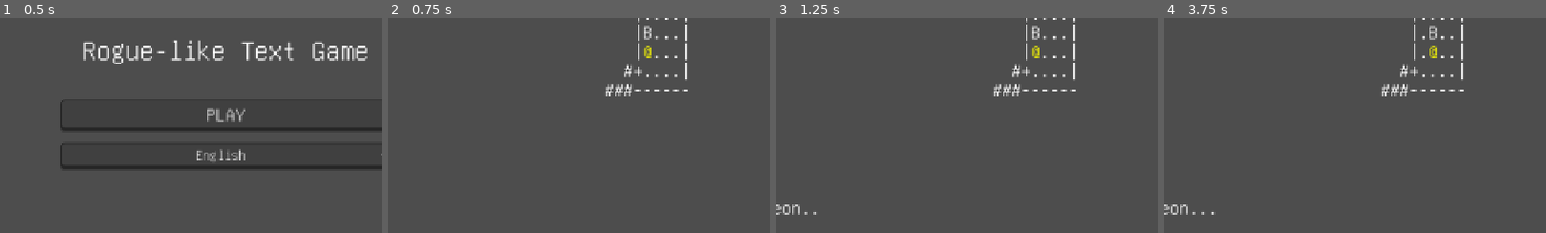
Above: before the commit, frames 1-4 (left to right).
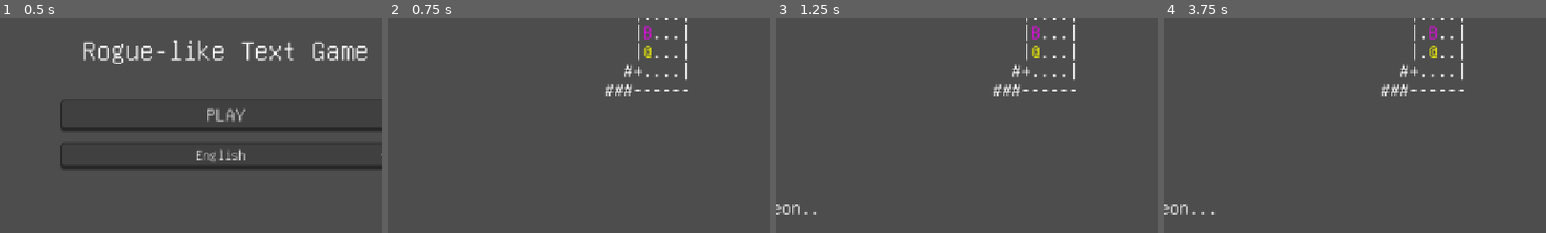
Above: after the commit, the same moments.

Repository: horaguchi/kumopaku
Game: Godot game, scene res://title.tscn
Two runs of this game, one before a commit and one after it. Both use one fixed random seed, a clock stepped at 60 frames per second and the inputs below.
Inputs:
- Up to frame 1 (0.5 s): no input
- Up to frame 2 (0.75 s): click "PLAY" at 0.5 s
- Up to frame 3 (1.25 s): no input
- Up to frame 4 (3.75 s): click "[*] Punch" at 1.25 s; click "🔊 ON" at 2 s; click "🔇 OFF" at 2.75 s; tap Enter at 3.5 s; hold Right from 3.53 s (still down)
The pictures show only the part of the screen within x 20-70%, y 30-80%; the shares and areas given below are measured in that part.

Frame 1 is identical in both runs. In frame 2, 0.1% of the frame differs, in the area x 67-69%, y 3-11%; in frame 3, 0.1%; in frame 4, 0.1%.

Commit message:
勝ち負けを記憶するように修正

Diff:
--- a/item_data.gd
+++ b/item_data.gd
@@ -1,5 +1,7 @@
 class_name ItemData
 extends RefCounted
+
+static var known_effectiveness: Dictionary = {}
 
 static var SKILLS: Array:
 	get:
--- a/main.gd
+++ b/main.gd
@@ -148,8 +148,21 @@
 	for item_pos in map_data.items:
 		grid[item_pos.y][item_pos.x] = "?"
 
+	var active_skill = player_skills[active_skill_index] if player_skills.size() > 0 else ""
+
 	for enemy in map_data.enemies:
-		grid[enemy.pos.y][enemy.pos.x] = enemy.char
+		var e_char = enemy.char
+		var key = active_skill + "_" + e_char
+		var mapped_char = e_char
+		if active_skill != "":
+			if ItemDataMap.known_effectiveness.has(key):
+				if ItemDataMap.known_effectiveness[key]:
+					mapped_char = "[color=green]" + e_char + "[/color]"
+				else:
+					mapped_char = "[color=red]" + e_char + "[/color]"
+			else:
+				mapped_char = "[color=magenta]" + e_char + "[/color]"
+		grid[enemy.pos.y][enemy.pos.x] = mapped_char
 
 	grid[player_pos.y][player_pos.x] = "[color=yellow]@[/color]"
 
@@ -431,6 +444,8 @@
 	var skill = player_skills[active_skill_index]
 	var result = ItemDataMap.COMBAT_RESULTS[skill][e_char]
 
+	ItemDataMap.known_effectiveness[skill + "_" + e_char] = result.win
+
 	_log_message(tr(result.message))
 
 	if result.win:
